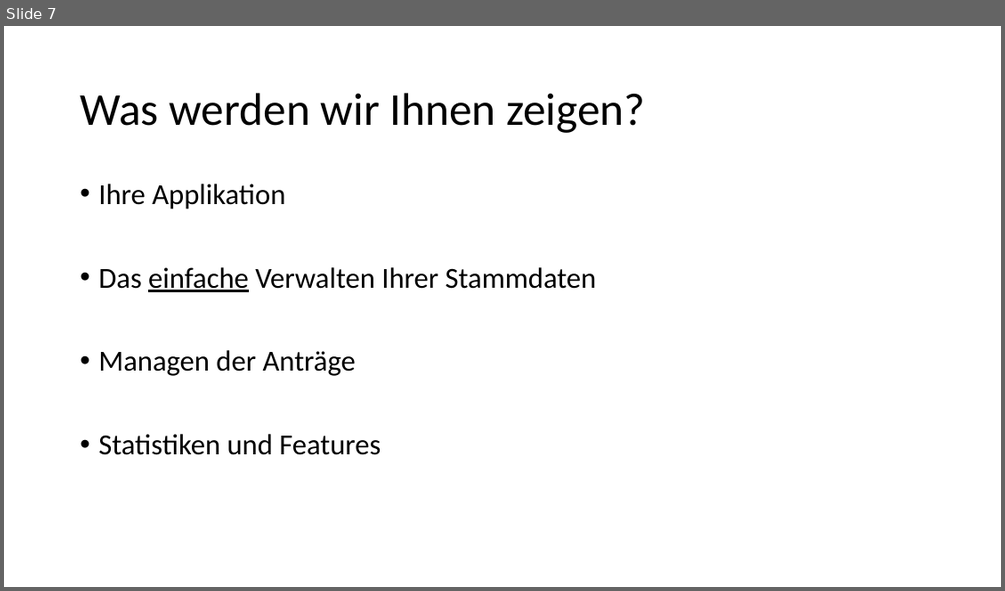
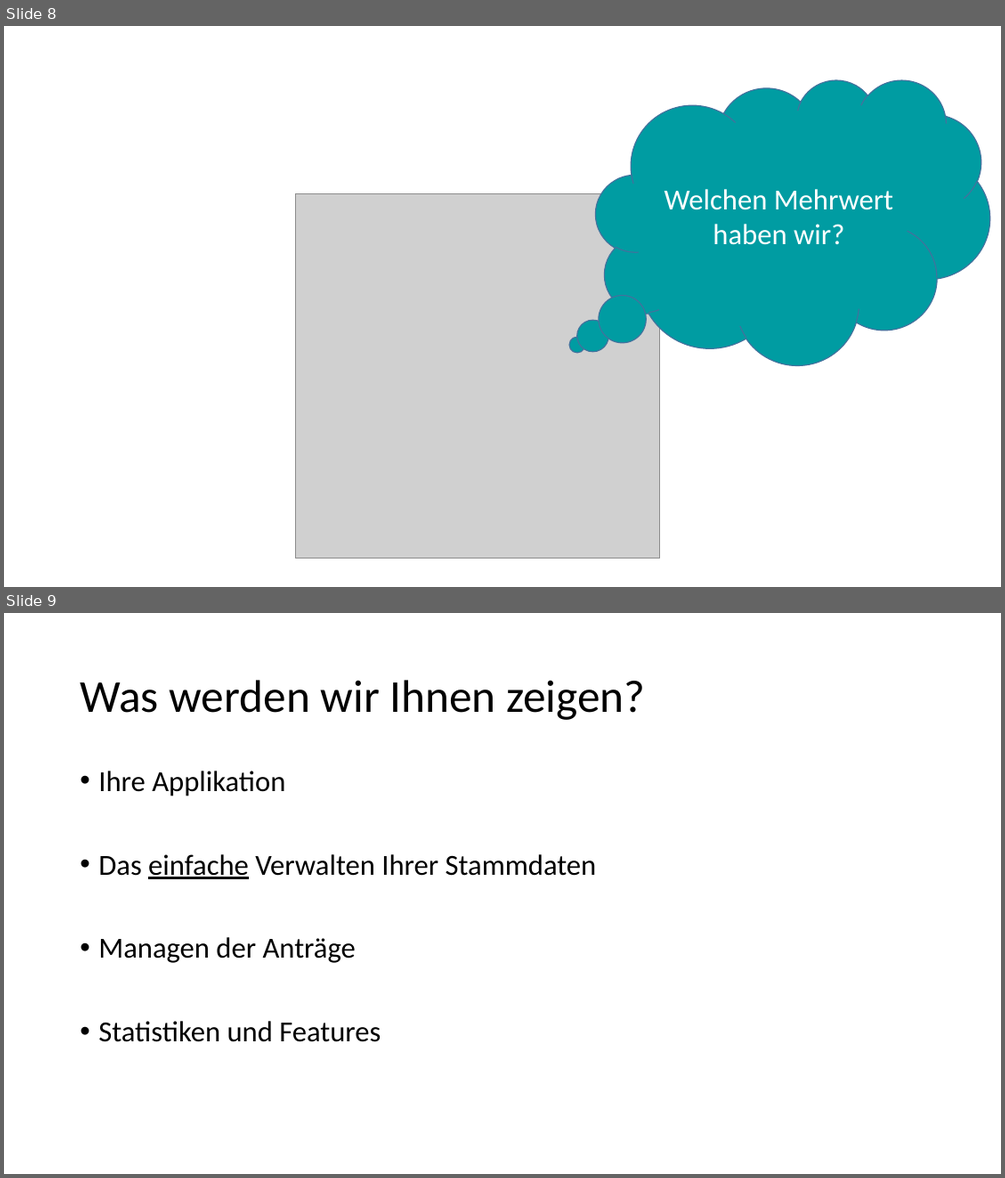
Before and after one commit to Masterarth/PM, a slide deck: documents/projectmanagement/Praesentationen/Abschlusspräsentation_v2.pptx. Shown one above the other, each under a label of ours: slide 7 before the commit, slides 8 and 9 after it. The pictures are 1005x591 and 1005x1178 pixels, drawn with LibreOffice and Linux fonts; fonts in the diff are those of the drawing; grey boxes stand for pictures. Boxes give left, top, right and bottom in pixels: in the first picture for what was removed or moved away, otherwise in the second. Text is boxed around its words. In the diff, an @@ line names an element or a change of style, - is before the commit and + after.

```diff
--- a/documents/projectmanagement/Praesentationen/Abschlusspräsentation_v2.pptx
+++ b/documents/projectmanagement/Praesentationen/Abschlusspräsentation_v2.pptx
@@ slide 8 added at <box>4,26,1001,587</box>, background #FFFFFF @@
@@ thought cloud added at <box>596,79,989,364</box>, fill #009CA2, outline #43739E 1 pt, 28 pt, text #FFFFFF @@
+Welchen Mehrwert haben wir?
@@ picture added at <box>296,193,660,557</box> @@
@@ what was slide 7 is now slide 9 @@
```
Also in this commit, not shown: 3 slides changed, 5 other slides added, 4 slides removed, 2 other files.
